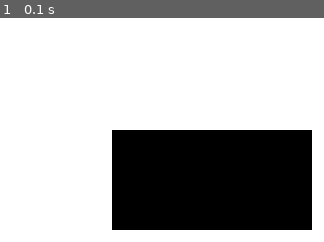
Above: before the commit, frame 1.
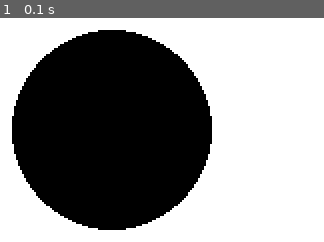
Above: after the commit, the same moment.

Repository: Genius1512/peapy_old
Game: pygame game, started from sandbox/main.py
Two runs of this game, one before a commit and one after it. Both use one fixed random seed, a clock stepped at 60 frames per second and the inputs below.
Inputs:
- Up to frame 1 (0.1 s): no input

The runs differ from the first frame. In frame 1, 49% of the frame differs, in the area x 3-97%, y 5-95%.

Commit message:
Examples config for pycharm

Diff:
--- a/peapy/__init__.py
+++ b/peapy/__init__.py
@@ -7,4 +7,5 @@
 from .text import Text
 from .__pygame import pygame
 from .transform import Transform
-from .box import Box
+from .rectangle import Rectangle
+from .circle import Circle
--- /dev/null
+++ b/peapy/circle.py
@@ -0,0 +1,44 @@
+from .object import Object
+from .peapy import PeaPy
+from .transform import Transform
+from . import colors
+from .renderer import Renderer
+from . import textures
+
+
+class Circle(Object):
+    def __init__(self, name: str, x: int, y: int, width: int, height: int, color: colors.Color = colors.Black()):
+        super().__init__(name)
+        self.peapy = None
+
+        self.x = x
+        self.y = y
+        self.width = width
+        self.height = height
+        self.color = color
+
+    # Called when the object is created
+    def init(self, game: PeaPy) -> PeaPy:
+        self.peapy = game
+
+        # Init object
+        self.add_component(Transform(
+            self.x,
+            self.y,
+            self.width,
+            self.height
+        ))
+        self.add_component(Renderer(
+            textures.Circle(),
+            self.color
+        ))
+
+        return self.peapy
+
+    # Called every frame
+    def update(self, game: PeaPy) -> PeaPy:
+        self.peapy = game  # The parent PeaPy object
+
+        # Update object
+
+        return self.peapy
--- a/peapy/component.py
+++ b/peapy/component.py
@@ -49,8 +49,6 @@
         return self.peapy
 
     def update(self, game, object_name: str):
-        pass
-
         return self.peapy
 
     def __repr__(self) -> str:
--- a/peapy/object.py
+++ b/peapy/object.py
@@ -109,7 +109,8 @@
         return self.peapy
 
     def update(self, game):
-        pass
+        self.peapy = game
+        return self.peapy
 
     def tree(self):
         """
--- a/peapy/box.py
+++ b/peapy/rectangle.py
@@ -6,7 +6,7 @@
 from . import textures
 
 
-class Box(Object):
+class Rectangle(Object):
     def __init__(self, name: str, x: int, y: int, width: int, height: int, color: colors.Color = colors.Black()):
         super().__init__(name)
         self.peapy = None
--- a/sandbox/main.py
+++ b/sandbox/main.py
@@ -3,8 +3,8 @@
 
 def main():
     game = peapy.PeaPy()
-    game.add_object(peapy.Box(
-        "Box",
+    game.add_object(peapy.Circle(
+        "Circle",
         100,
         100,
         100,
